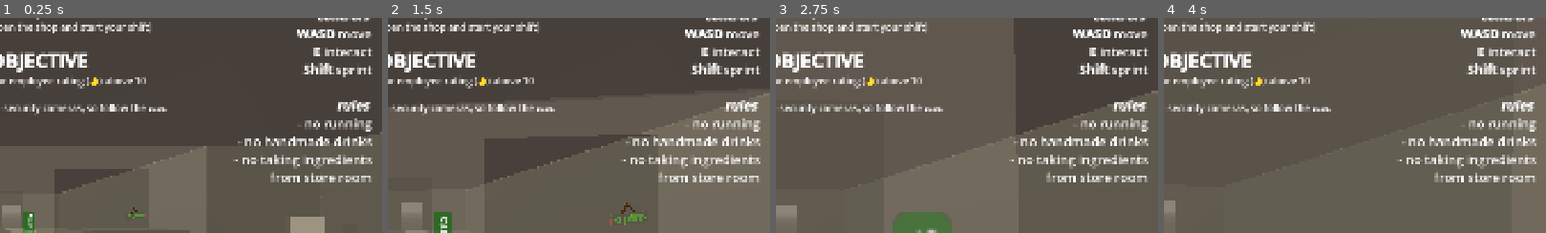
Above: before the commit, frames 1-4 (left to right).
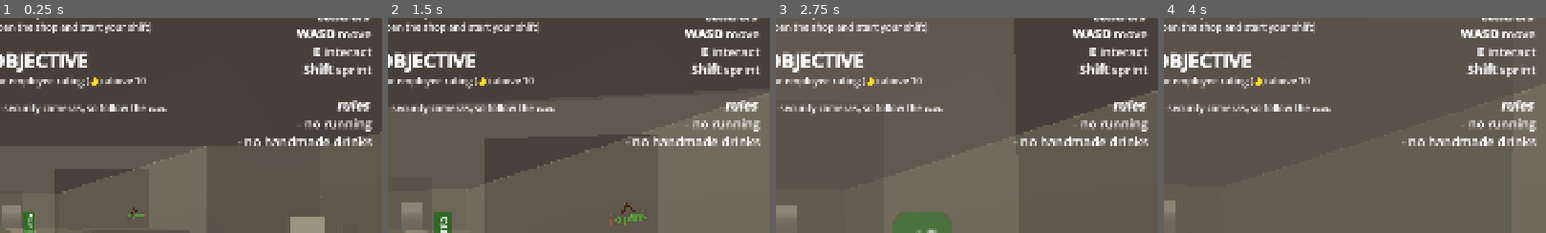
Above: after the commit, the same moments.

Repository: Sunday-Studio-Team/cafe
Game: Godot game, scene res://main.tscn
Same seed, same stepped clock (60 frames per second), same inputs: the game is played once before the commit and once after it.
Inputs (mouse positions are % of the whole screen's width and height, from its top left):
- Up to frame 1 (0.25 s): no input
- Up to frame 2 (1.5 s): move the mouse to (55, 50) at 0.52 s; hold E (interact) 0.53-1.28 s; hold W (move_forward) from 0.53 s (still down); move the mouse to (45, 50) at 1.27 s; tap Shift (sprint) at 1.35 s
- Up to frame 3 (2.75 s): keep holding W (move_forward); move the mouse to (52, 48) at 2.02 s; tap I at 2.1 s
- Up to frame 4 (4 s): keep holding W (move_forward); move the mouse to (49, 52) at 2.77 s; tap E (interact) at 2.85 s; tap Enter at 3.5 s; move the mouse to (57, 51) at 3.52 s; hold Shift (sprint) from 3.53 s (still down)
The pictures show only the part of the screen within x 50-100%, y 5-55%; the shares and areas given below are measured in that part.

The runs differ from the first frame. In frame 1, 1.5% of the frame differs, in the area x 61-98%, y 63-77%; in frame 2, 1.4%; in frame 3, 1.5%; in frame 4, 1.4%.

Commit message:
remove old rule from rules ui

Diff:
--- a/godot/main.tscn
+++ b/godot/main.tscn
@@ -341,8 +341,7 @@
 
 [b][i]rules [/i][/b]
 - no running
-- no handmade drinks
-- no taking ingredients from store room"
+- no handmade drinks"
 fit_content = true
 horizontal_alignment = 2
 
